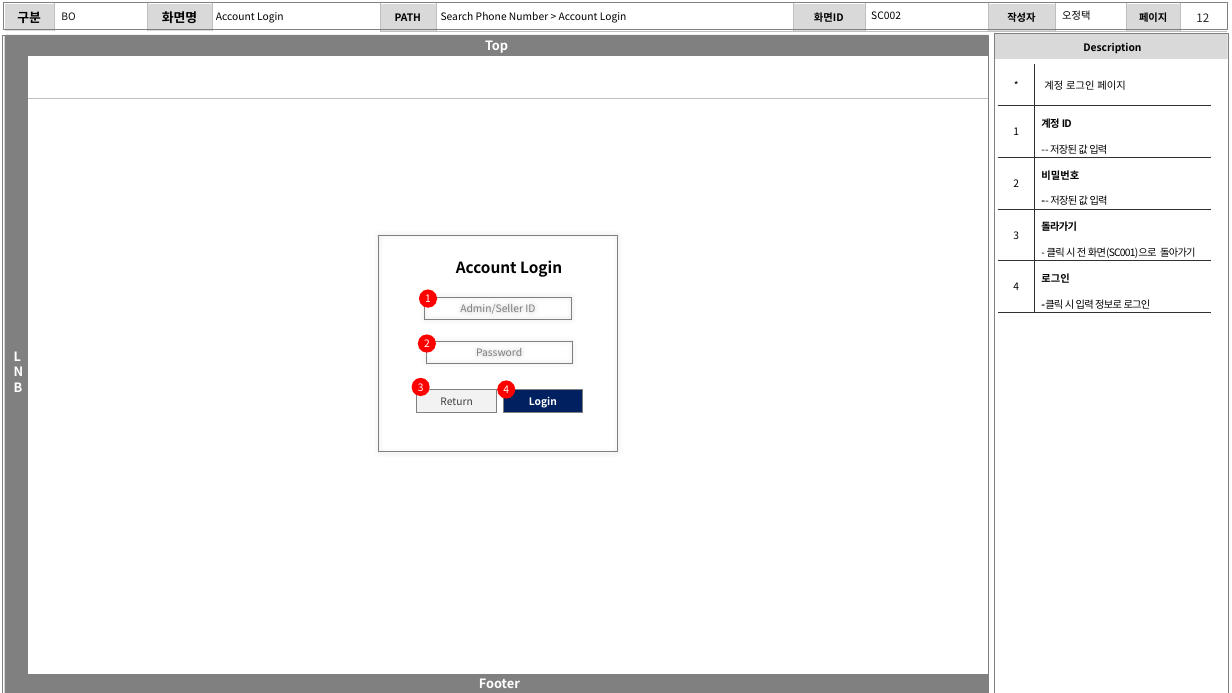
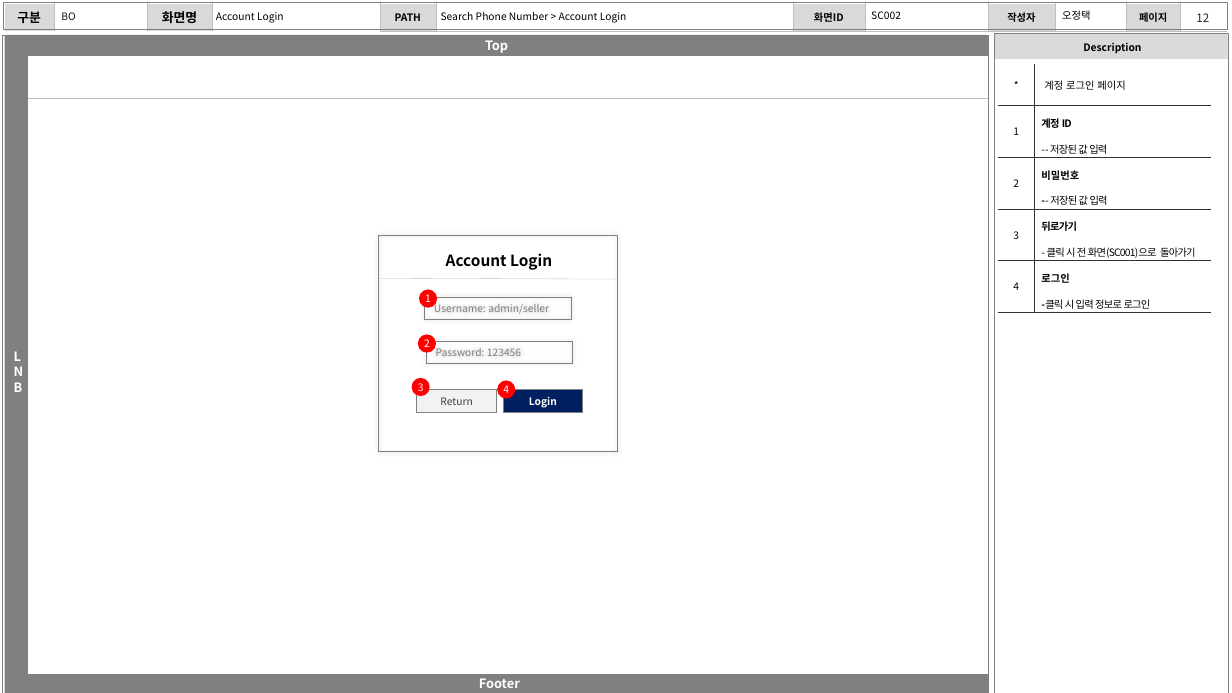
Before and after one commit to zhengze00/SpringBoot-MariaDB-master, a slide deck: slide 12 of Project File/[SK C&C] 인턴PT_오정택.pptx. Drawn at 1232x693 pixels with LibreOffice and Linux fonts; fonts in the diff are those of the drawing. Boxes give left, top, right and bottom in pixels: in the first picture for what was removed or moved away, otherwise in the second. Text is boxed around its words. In the diff, an @@ line names an element or a change of style, - is before the commit and + after.

```diff
--- a/Project File/[SK C&C] 인턴PT_오정택.pptx
+++ b/Project File/[SK C&C] 인턴PT_오정택.pptx
@@ table at [998, 64, 1211, 327] @@
-row 4, column 2: 돌라가기 / - 클릭 시 전 화면(SC001)으로 돌아가기
+row 4, column 2: 뒤로가기 / - 클릭 시 전 화면(SC001)으로 돌아가기
@@ text "Account Login": place and size @@
-text "Account Login" at [456, 260, 562, 277]
+text "Account Login" at [446, 253, 552, 270]
@@ line added from (379, 278) to (617, 279), #BFBFBF 0.25 pt @@
@@ text in rectangle at [434, 302, 549, 314]: text changed @@
-Admin/Seller ID
+Username: admin/seller
@@ text in rectangle at [436, 348, 521, 356]: text changed @@
-Password
+Password: 123456
```
Also in this commit, not shown: 14 other slides changed, 2 slides added, 3 other files.
